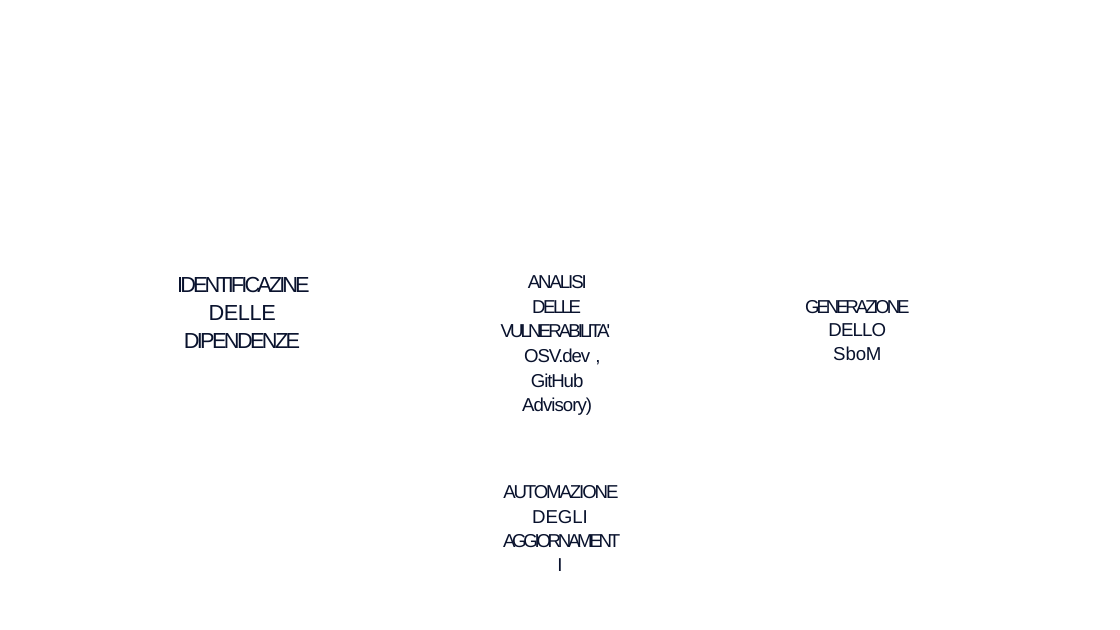
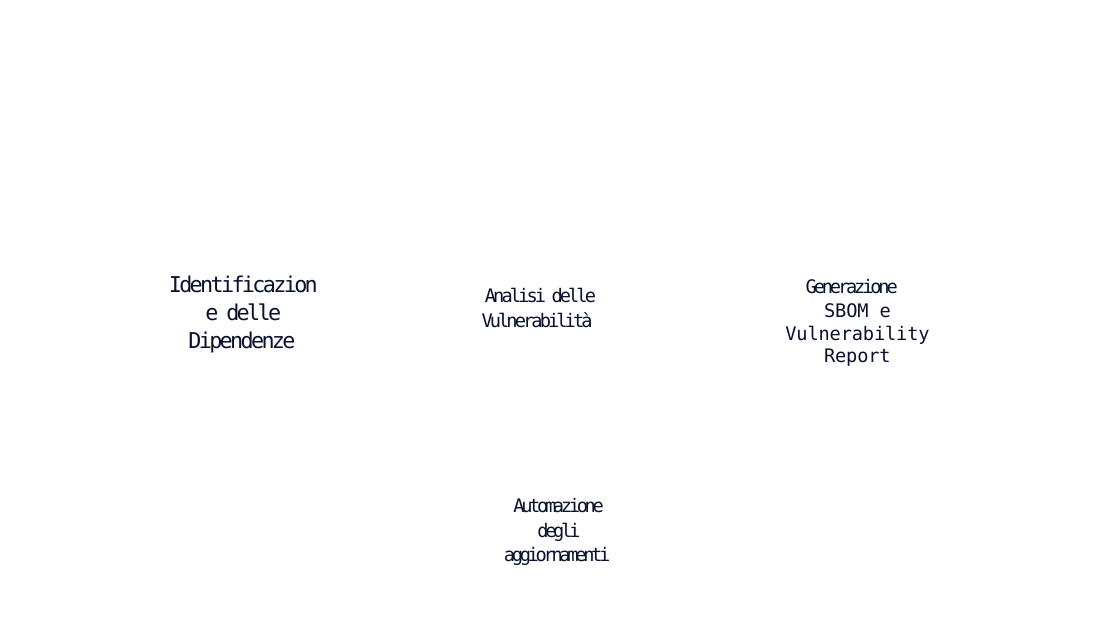
Before and after one commit to securityresearchlab/Cybersecurity-projects-2024, a slide deck: slide 4 of presentazione/PresentazioneSbom_Consegnata.pptx. Drawn at 1120x630 pixels with LibreOffice and Linux fonts; fonts in the diff are those of the drawing; background and template pictures are left out. Boxes give left, top, right and bottom in pixels: in the first picture for what was removed or moved away, otherwise in the second. Text is boxed around its words. In the diff, an @@ line names an element or a change of style, - is before the commit and + after.

```diff
--- a/presentazione/PresentazioneSbom_Consegnata.pptx
+++ b/presentazione/PresentazioneSbom_Consegnata.pptx
@@ text at <box>482,288,597,328</box>: text changed; font Arial to DejaVu Sans Mono @@
-ANALISI DELLE VULNERABILITA'
-OSV.dev , GitHub Advisory)
+Analisi delle Vulnerabilità
@@ text at <box>785,278,929,366</box>: text changed; font Arial to DejaVu Sans Mono @@
-GENERAZIONE DELLO
-SboM
+Generazione
+SBOM e Vulnerability Report
@@ text at <box>188,303,295,353</box>: text changed; font Arial to DejaVu Sans Mono @@
-IDENTIFICAZINE DELLE DIPENDENZE
+Identificazione delle Dipendenze
@@ text at <box>504,497,610,565</box>: text changed; font Arial to DejaVu Sans Mono @@
-AUTOMAZIONE DEGLI AGGIORNAMENTI
+Automazione degli aggiornamenti
```
Also in this commit, not shown: 13 other slides changed, 1 slide added, 1 other file.
